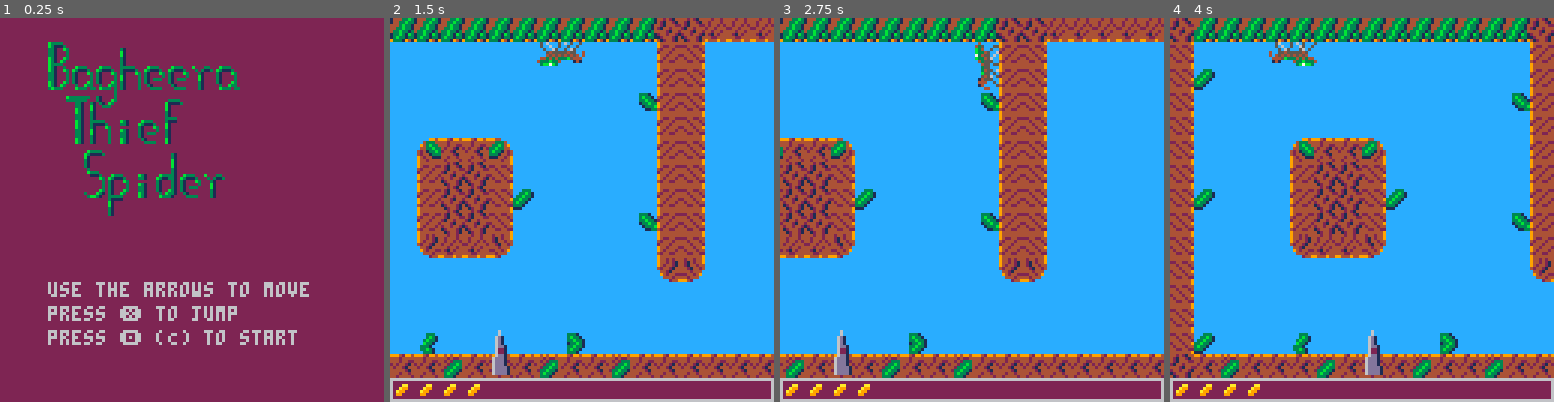
Above: before the commit, frames 1-4 (left to right).
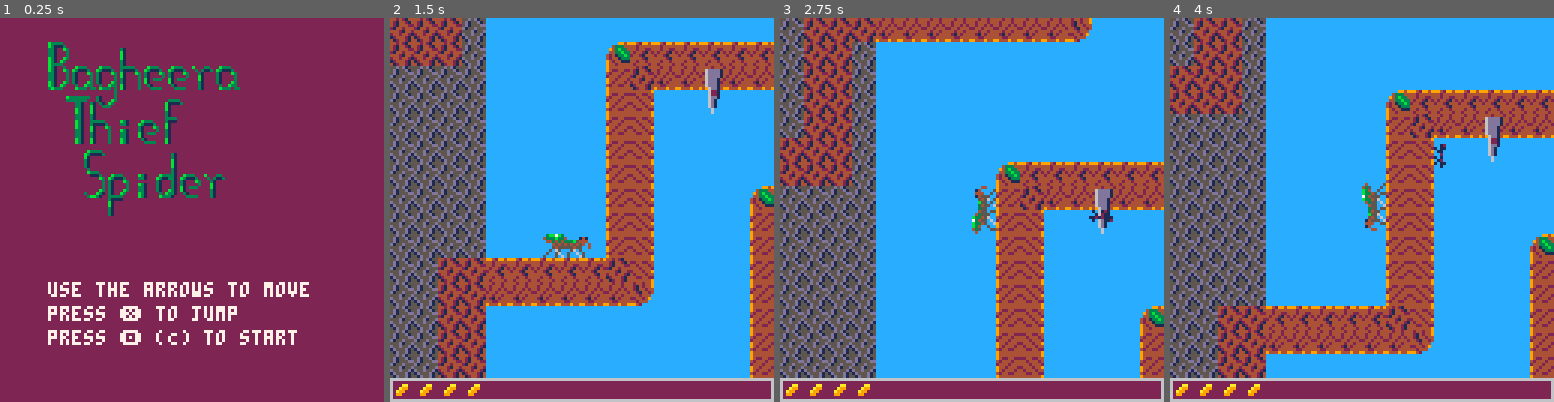
Above: after the commit, the same moments.

Repository: Naz713/pico-spider
Game: PICO-8 cartridge jmp_spdr.p8
Two runs of this game, one before a commit and one after it. Both use one fixed random seed, a clock stepped at 60 frames per second and the inputs below.
Inputs:
- Up to frame 1 (0.25 s): no input
- Up to frame 2 (1.5 s): tap X (X key) at 0.33, 1.07 s; tap O (Z key) at 0.7 s
- Up to frame 3 (2.75 s): hold Right 1.6-2.1 s; tap O (Z key) at 1.7, 2.1, 2.5 s; tap X (X key) at 1.85 s; hold Up 2.15-2.42 s; hold Right from 2.47 s (still down)
- Up to frame 4 (4 s): tap O (Z key) at 2.9, 3.3, 3.7 s; tap X (X key) at 2.97 s; release Right at 3.03 s; hold Left 3.08-3.58 s; hold Down 3.63-3.97 s

The runs differ from the first frame. In frame 1, 2.9% of the frame differs, in the area x 12-81%, y 10-86%; in frame 2, 60%, in the area x 0-100%, y 0-94%; in frame 3, 45%; in frame 4, 60%.

Commit message:
Playable map and param adjustments

Diff:
--- a/jmp_spdr.p8
+++ b/jmp_spdr.p8
@@ -51,17 +51,17 @@
 33100b3000000000000000003100000000000310000000000b1111300003310000000000b1000000000000000000000000000000000000000000000000000000
 331000300000000000000000b100000000000b10000000000b100000000331000000000031000000000000000000000000000000000000000000000000000000
 331000300000000000000000b100000000000b10000000000b100000000b31000000000031000000000000000000000000000000000000000000000000000000
-b3100b3000000000000000003100000000000b100000000003100000000b31000000000031000000000000000000000000000000000000000000000000000000
+b3100b300000000000000000b100000000000b100000000003100000000b31000000000031000000000000000000000000000000000000000000000000000000
 b310b300000000000000000031000000000003100000000003100000000331000000000003000000000000000000000000000000000000000000000000000000
 b333300000000000000000003100000000000310000000000333300000033100000000000b333000000000000000000000000000000000000000000000000000
 b31003000b3330000b333000333330000b3333100b33300003111000000b3100b0003300001113000b33300000b3100000000000000000000000000000000000
 b3100b30b3111300b311130031111300b3113310b31113000b100000000b31000303113000000b30b31113000033100000000000000000000000000000000000
-3310003031000b3031000b3031000b303100031031000b300b100000000b3100003100000000003031000b300000000000000000000000000000000000000000
+3310003031000b3031000b30b1000b303100031031000b300b100000000b3100003100000000003031000b300000000000000000000000000000000000000000
 331000303100003031000030b10000303100031031000030031000000003310000b10000000000303100003000b3100000000000000000000000000000000000
-331000303100003031000030b10000303100031031033300031000000003310000b1000000000030310000300033100000000000000000000000000000000000
-b3100b3031000b3031000b30310000303100b3103100000003100000000331000031000000000b3031000b300033100000000000000000000000000000000000
-b310b3000300b3300300b33031000030030b3310031000000b100000000b3100003100003000b3103100b30000b3100000000000000000000000000000000000
-3b3330000b3330330b333030310000300b333100003333000b100000000b31000031000003bb31003333300000b3100000000000000000000000000000000000
+3310003031000030310000303100003031000310b1033300031000000003310000b1000000000030310000300033100000000000000000000000000000000000
+b3100b3031000b3031000b30310000303100b310b100000003100000000331000031000000000b3031000b300033100000000000000000000000000000000000
+b310b3000300b3300300b330b1000030030b3310031000000b100000000b3100003100003000b3103100b30000b3100000000000000000000000000000000000
+3b3330000b3330330b333030b10000300b333100003333000b100000000b31000031000003bb31003333300000b3100000000000000000000000000000000000
 00000000000000000000003000000000000000000000000000000000000000000000000000000000311110000000000000000000000000000000000000000000
 00000000000000000000003000000000000000000000000000000000000000000000000000000000b10000000000000000000000000000000000000000000000
 00000000000000003100003000000000000000000000000000000000000000000000000000000000b10000000000000000000000000000000000000000000000
@@ -112,40 +112,40 @@
 44424442000600000000000094424442000000000000000000000000000000000000000000000000000000000000000000000000000000000000000000000000
 __gff__
 0000000000000000000000000000000000000000000000000000000000000000000000000000000000000000000000000000000000000000000000000000000000000000000000000000000000000000000000000000000000000000000000000000000000000000000000000000000000000000000000000000000000000000
-8282908410120604020c180808020018424250441e0000000000000008000000220804240000000000000000000000000228301000000000000000000000000000000000000000000000000000000000000000000000000000000000000000000000000000000000000000000000000000000000000000000000000000000000
+8282908410120604020c180808020018424250441e0000000000000008000000220804240000000000000000000000000226281000000000000000000000000000000000000000000000000000000000000000000000000000000000000000000000000000000000000000000000000000000000000000000000000000000000
 __map__
-948c8c8c8c8c8c8c8c8c8c8c8c8c8c94948b8b8b8b8b8b8b8b8b8b8b8b8b8b8b8b8b8b8b8b8b8b8b8b8b8b8b8b8b8b8b8b8b8b8b8b8b8b8b8b8b8b8b8b8b949494948b8b8b8b8b8b8b8b8b8b8b8b8b8b8b8b8b8b8b8b8b8b8b8b8b8b8b8b8b8b8b8b8b8b8b8b8b8b8b8b8b8b8b8b8b8b8b8b8b8b8b8b8b8b8b8b8b8b8b8b8b94
-8700000000000000000000000000008487000000000000000000000000000000000000000000000000000000000000000000000000000000000000000000a4a4a4a40000000000000000000000000000000000000000000000000000000000000000000000000000000000000000000000000000000000000000000000000084
-8793000000000000000000000000008487000000000000000000000000000000000000000000000000000000000000000000000000000000000000000000a4a4a4a40000000000000000000000000000000000000000000000000000000000000000000000000000000000000000000000000000000000000000000000000084
-8700000000000000000000000000928487000000000000000000000000000000000000000000000000000000000000000000000000000000000000000000a4a4a4a40000000000000000000000000000000000000000000000000000000000000000000000000000000000000000000000000000000000000000000000000084
-8700000000000000000000000000008487000000000000000000000000000000000000000000000000000000000000000000000000000000000000000000a4a4a4a40000000000000000000000000000000000000000000000000000000000000000000000000000000000000000000000000000000000000000000000000084
-8700000000858888860000000000008487000000000000000000000000000000000000000000000000000000000000000000000000000000000000000000a4a4a4a40000000000000000000000000000000000000000000000000000000000000000000000000000000000000000000000000000000000000000000000000084
-8700000000849494870000000000008487000000000000000000000000000000000000000000000000000000000000000000000000000000000000000000a4a4a4a40000000000000000000000000000000000000000000000000000000000000000000000000000000000000000000000000000000000000000000000000084
-8793000000849494879300000000008487000000000000000000000000000000000000000000000000000000000000000000000000000000000000000000a4a4a4a40000000000000000000000000000000000000000000000000000000000000000000000000000000000000000000000000000000000000000000000000084
-8700000000849494870000000000928487000000000000000000000000000000000000000000000000000000000000000000000000000000000000000000a4a4a4a40000000000000000000000000000000000000000000000000000000000000000000000000000000000000000000000000000000000000000000000000084
-87000000008a8b8b890000000000008487000000000000000000000000000000000000000000000000000000000000000000000000000000000000000000a4a4a4a40000000000000000000000000000000000000000000000000000000000000000000000000000000000000000000000000000000000000000000000000084
-8700000000000000000000000000008a89000000000000000000000000000000000000000000000000000000000000000000000000000000000000000000a4a4a4a40000000000000000000000000000000000000000000000000000000000000000000000000000000000000000000000000000000000000000000000000084
-8700000000000000000000000000000000000000000000000000000000000000000000000000000000000000000000000000000000000000000000000000a4a4a4a40000000000000000000000000000000000000000000000000000000000000000000000000000000000000000000000000000000000000000000000000084
-8700000000000000000000000000000000000000000000000000000000000000000000000000000000000000000000000000000000000000000000000000a4a4a4a40000000000000000000000000000000000000000000000000000000000000000000000000000000000000000000000000000000000000000000000000084
-8793000000900000a00000910000000000000000000000000000000000000000000000000000000000000000000000000000000000000000000000000000a4a4a4a40000000000000000000000000000000000000000000000000000000000000000000000000000000000000000000000000000000000000000000000000084
-94888d8888888d88b0888d88888d888888888888888888888888888888888888880000000000000000000000000000000000000000000000000000000000a4a4a4a40000000000000000000000000000000000000000000000000000000000000000000000000000000000000000000000000000000000000000000000000084
-8700000000000000000000000000000000000000000000000000000000000000000000000000000000000000000000000000000000000000000000000000a4a4a4a40000000000000000000000000000000000000000000000000000000000000000000000000000000000000000000000000000000000000000000000000084
-8700000000000000000000000000000000000000000000000000000000000000000000000000000000000000000000000000000000000000000000000000a4a4a4a40000000000000000000000000000000000000000000000000000000000000000000000000000000000000000000000000000000000000000000000000084
-8700000000000000000000000000000000000000000000000000000000000000000000000000000000000000000000000000000000000000000000000000a4a4a4a40000000000000000000000000000000000000000000000000000000000000000000000000000000000000000000000000000000000000000000000000084
-8700000000000000000000000000000000000000000000000000000000000000000000000000000000000000000000000000000000000000000000000000a4a4a4a40000000000000000000000000000000000000000000000000000000000000000000000000000000000000000000000000000000000000000000000000084
-8700000000000000000000000000000000000000000000000000000000000000000000000000000000000000000000000000000000000000000000000000a4a4a4a40000000000000000000000000000000000000000000000000000000000000000000000000000000000000000000000000000000000000000000000000084
-8700000000000000000000000000000000000000000000000000000000000000000000000000000000000000000000000000000000000000000000000000a4a4a4a40000000000000000000000000000000000000000000000000000000000000000000000000000000000000000000000000000000000000000000000000084
-8700000000000000000000000000000000000000000000000000000000000000000000000000000000000000000000000000000000000000000000000000a4a4a4a40000000000000000000000000000000000000000000000000000000000000000000000000000000000000000000000000000000000000000000000000084
-8700000000000000000000000000000000000000000000000000000000000000000000000000000000000000000000000000000000000000000000000000a4a4a4a40000000000000000000000000000000000000000000000000000000000000000000000000000000000000000000000000000000000000000000000000084
-8700000000000000000000000000000000000000000000000000000000000000000000000000000000000000000000000000000000000000000000000000a4a4a4a40000000000000000000000000000000000000000008588860000000000000000000000000000000000000000000000000000000000000000000000000084
-8700000000000000000000000000000000000000000000000000000000000000000000000000000000000000000000000000000000000000000000000000a4a4a4a40000000000000000000000000000000000000000008494870000000000000000000000000000000000000000000000000000000000000000000000000084
-8700000000000000000000000000000000000000000000000000000000000000000000000000000000000000000000000000000000000000000000000000a4a4a4a4000000000000000000000000000000000000008588948b890000000000000000000000000000000000000000000000000000000000000000000000000084
-8700000000000000000000000000000000000000000000000000000000000000000000000000000000000000000000000000000000000000000000000000a4a4a4a40000000000000000000000000000000000000084948700000000000000000000000000000000000000000000000000000000000000000000000000000084
-8700000000000000000000000000000000000000000000000000000000000000000000000000000000000000000000000000000000000000000000000000a4a4a4a4000000000000000000000000000000000000008a8b8900000000000000000000000000000000000000000000000000000000000000000000000000000084
-8700000000000000000000000000000000000000000000000000000000000000000000000000000000000000000000000000000000000000000000000000a4a4a4a40000000000000000000000000000000000000000000000000000000000000000000000000000000000000000000000000000000000000000000000000084
-8700000000000000000000000000000000000000000000000000000000000000000000000000000000000000000000000000000000000000000000000000a4a4a4a40000000000000000000000000000000000000000000000000000000000000000000000000000000000000000000000000000000000000000000000000084
-8700000000000000000000000000000000000000000000000000000000000000000000000000000000000000000000000000000000000000000000000000a4a4a4a40000000000000000000000000000000000000000000000000000000000000000000000000000000000000000000000000000000000000000000000000084
-9488888888888888888888888888888888888888888888888888888888888888888888888888888888888888888888888888888888888888888888888888949494948888888888888888888888888888888888888888888888888888888888888888888888888888888888888888888888888888888888888888888888888894
+8c8c8c8c8c8c8c8c8c8c8c8c8c8c8c8c8c8c8c8c8c8c8c8c8c8c8c8c8c8c8c8c8c8c8c8c8c8c8c8c8c8c8c8c8c8c8c8c8c8c8c8c8c8c8c8c8c8c8c8c8c8c8c8c8c8c8c8c8c8c8c8c8c8c8c8c8c8c8c8c8c8c8c8c8c8c8c8c8c8c8c8c8c8c8c8c8c8c8c8c8c8c8c8c8c8c8c8c8c8c8c8c8c8c8c8c8c8c8c8c8c8c8c8c8c8c8c8c
+8700000000000000000000000000000000000000000000000000000000000000000000000000000000000000000000000000000000000000000000000000a49494a40000000000000000000000000000000000000000000000000000000000000000000000000000000000000000000000000000000000000000000000000084
+8793000000000000000000000000000000000000000000000000000000000000000000000000000000000000000000000000000000000000000000000000a49494a40000000000000000000000000000000000000000000000000000000000000000000000000000000000000000000000000000000000000000000000000084
+8700000000000000000000000000000000000000000000000000000000000000000000000000000000000000000000000000000000000000000000000000a49494a40000000000000000000000000000000000000000000000000000000000000000000000000000000000000000000000000000000000000000000000000084
+8700000000008588888888888888888888888888888888888888888600000000858886000000000000000000000000000000000000000000000000000000a49494948888888888888888860000000000000000000000000000000000858886000000000000000000000000000085888600000000000000000000000000000084
+87000000000084948b8b8b8b8b8b8b8b8b8ba18b8b8b8b8b8b8b8b8900000000849487930000000000000000000000000000000000000000000000000000a49494948b8b8b8b8b8b8b8b890000000000008588860000000000000000849487000000000085860000000000000084948700000000000000008588860000000084
+870000000000849400000000000000000000b100000000000000000000000000849494888888888888888886000000000000000000000000000000000000a49494a400000000000000000000000000000084948700000000000000008494a2a300000000848700000000000000849487000000a0000000008494879300000084
+87000000000084870000000000000000000000000000000000000000000000008a8b8b8b8b8b8b8b8b8b9487000000900000000000000000000000000000a49494a40000000000000000000000000085888b8b8900000000000000008494870000000000848700000000000000849494888888b0888888889494948888888894
+9488888888889487000000000000000000000000000000000000000000000000000000000000000000008494888888888888888886000000000000000000a49494a4000000000000000000000000008487000000000000000000000084948700000000008487000000000000008a8b8b8b8b8b8b8b8b8b8b8b8b8b8b8b8b8b94
+948b8b8b8b8b8b89000000000000000000000000000000000000000000000000000000000000000000008a8b8b8b8b8b8b8b8b948700000000a000000000a49494a40000000000000000000000000084870000000000000000000092849487000000000084870000000000000000000000000000000000000000000000000084
+870000000000000000000000000000000000000000008588860000000000000000000000000000000000000000000000000000849488888888b088888888949494a40000000000000000000000009284870000000000000000008588949487000000000084948888860000000000000000000000000000000000000000000084
+8700000000000000000000000000000000000000910084948700000000858600000000000000000000000000000000000000008a8b8b8b8b8b8b8b8b8b8b949494a40000000000858888888888888894870000000000000000008494949494888888888894949494870000000000000000000000000000000000000000000084
+8700000000000000000000858888888888888888888894948700000000848700000000000000000000000000000000000000000000000000000000000000a4a4a4a4000000000084948b8ba18b8b8b8b89000000000000008588948b8b8b8b8b8b8b8b8b8b8b8b94870000000000000000000000000000000000000000000084
+870000000000000000000084948b8b8b8b8b8b8b8b8b8b8b8900000000848700000000000000000000000000000000000000000000000000000000000000a4a4a4a4000000000084870000b100000000000000000000000084948700000000000000000000000084870000000000000000000000000000000000000000000084
+8700000000000000000000848700000000000000000000000000000000848700000000000000000000858886000000000000000000000000000000000000a4a4a4a400000000008487000000000000000000000000008588948b8900000000000000000000000084879000000000000000000000858886000000000000000084
+8700000000000000000000848700000000000000000000000000000000849488888888888886000000849487000000000000000000000000000000000000a4a4a4a4000000000084870000000000000000000000000084948700000000000000000000000000b2b3948888888888860000000000849487000000000000009284
+870000000000000000000084870000000000000000000000000000000084948b8b8b8b8b8b89000000849494888888888886000000000000000000000000a4a4a4a40000000000848700000000000000000000008588948b8900000000000000000000000000008a8b8b8b8b8b8b890000000000849494888888888888888894
+87000000000000000091008487000000000000000000000000000000008487000000000000000000008a8b8b8b8b8b8b9487000000000000000000000000a4a4a4a400000000008487000000008586000000000084948700000000000000008588860000000000000000000000000000000000008a8b8b8b8b8b8b8b8b8b8b94
+9488888888888888888888948700000000000000000000000000000000848700000000000000000000000000000000008487000000000000000000000000a4a4a4a40000000000848700000000848700000000008a8b890000000000000000849487000000000000000000000000000000000000000000000000000000000084
+948b8b8b8b8b8b8ba18b8b8b8900000000000000858888860000000000848700000000000000000000000000000000b2b387000000000000000000000000a4a4a4a40000000000848700000000848700000000000000000000000000000092849487000000000000000000000000000000000000000000000000000000000084
+8700000000000000b1000000000000000000000084949487000000000084a2a3000000000000000000000000000000008494888888888600000000000000a4a494948888888888948700000000848700000000000000000000000000000000849494888888888888888886000000000000000000000000000000000000000084
+870000000000000000000000000000000000000084948b890000000000848700000000000000000000000000000000008a8b8b8b8b948700000000000000a4a494948b8b8b8b8b8b89000000008487000000000000000000000000000000008a8b8b8b8b8b8b8b8b8b9487000000000000000000000000000000000000000084
+8793000000000000000000000000000000000000848700000000000000848700000000008586000000000000000000000000000000848790000000000000a4a494940000000000000000000000848793000000000000000000000000000000000000000000000000008487000000000000000000000000000000000000000084
+9488888888888888860000000000000000000000848700000000000000848793000000008487000000000000000000000000000000849488888886000000a4a494940000000000000000000000848700000000000000000000000000000000000000000000000000008487000000000000a00000000000000000000000000084
+948b8b8b8b8b8b8b8900000000000000a00000008487000000000000008487000000000084948888860000000000000000000000008a8b8b8b9487000000a4a494940000000000000000000000848700000000000085888888860000000000000000000000000000008494888888888888b08888888888888600000000000084
+87000000000000000000000085888888b08888889487000000000000008a8900000000008a8b8b9487000000858888888886000000000000008494888888949494948888888888888888888888948700000000000084948b8b890000000000000090000000000000008a8b8b8b8b8b8b8b8b8b8b8b8b94948700000000009084
+87000000000000000000000084948b8b8b8b8b8b8b89000000000000000000000000000000000084870000008a8b8b8b9487000000000000008a8b8b8b8b949494948b8b8b8b8b8b8b8b8b8b8b8b8900000000000084870000000000000085888888888886000000000000000000000000000000000084949488888888888894
+8700000000000000000000008487000000000000000000000000000000000000000000000000008487000000000000008487000000000000000000000000a49494a4000000000000000000000000000000000000008487000000000000008a8b8b94948b8900000000000000000000000000000000008a8b8b8b8b8b8b8b8b94
+8700000000000000000000008487000000000000000000000000000000000000000000000000008487000000000000008487000000000000000000000000a49494a40000000000000000000000000000000000000084870000000000000000000084870000000000000000000000000000000000000000000000000000000084
+8700000000000000000000008487000000000000000000000000000000000000000000000000008487000000000000008487000000000000000000000000a49494a40000000000000000000000000000000000000084870000000000000000000084870000000000000000000000000000000000000000000000000000000084
+8700900000000000000000008487000000009000000000000000000000000000000000000000938487000000000090008487000000000000000000000000a49494a40000000090000000a00000000000000000000084879300000000000000000084870000000000000000000000000000000000000000000000000000009284
+9488888888888888888888889494888888888888888888888888888888888888888888888888889494888888888888889494888888888888888888888888949494948888888888888888b08888888888888888888894948888888888888888888894948888888888888888888888888888888888888888888888888888888894
 
 
 
--- a/main.lua
+++ b/main.lua
@@ -41,12 +41,12 @@
     alive=0
   }
   ants={
-    max=1,
+    max=8,
     mvel=3,
     acc=1,
     alive={},
     --the max distance of the character / min despawn distance
-    mdist=128
+    mdist=256
   }
   spdr_setup()
 end
--- a/menu.lua
+++ b/menu.lua
@@ -41,13 +41,13 @@
   s4=16
   if time_score>0 then
     if s.bulbs==0 then
-        print("last death on: "..time_score.."S",s4,h4-4)
+        print("last death on: "..time_score.."S",s4,h4-4,8)
     elseif s.bulbs==16 then
-        print("last win on: "..time_score.."S !!!",s4,h4-4)
+        print("last win on: "..time_score.."S !!!",s4,h4-4,10)
     end
   end
 
-  print("use the arrows to move",s4,h4+8)
+  print("use the arrows to move",s4,h4+8,7)
   print("press ❎ to jump",s4,h4+16)
   print("press 🅾️ (C) to start",s4,h4+24)
 end
--- a/spawns.lua
+++ b/spawns.lua
@@ -5,7 +5,7 @@
 end
 
 function bulb_spawn(sx,sy)
-  spwnp=0.001
+  spwnp=0.005
   x=flr(sx/8)
 
   for ix=max(x-32,0),max(x-16,0) do
@@ -42,7 +42,7 @@
 end
 
 function ant_emerge(sx,sy)
-  spwnp=0.001
+  spwnp=0.01
   r=8 --radius of checks for spawning (screen 16)
 
   x=flr(sx/8)
@@ -55,7 +55,7 @@
       if fget(map_sprt,5) and #(ants.alive) < ants.max and rnd()<=spwnp then
 
         -- flags 1,2:Orientation (as the character) to where it has a base to solid
-        ant_ornt=shr(fget(map_sprt)%8,1) -- turn the second and third bit into an number: the ornt
+        ant_ornt=shr(fget(map_sprt)%16,1) -- turn the second, third and fourth bit into an number: the ornt
         return add(ants.alive, {xpos=(ix*8),ypos=(iy*8), rvel=0, ornt=ant_ornt})
       end
     end
--- a/spider.lua
+++ b/spider.lua
@@ -305,8 +305,8 @@
   s.bulbs=4
   s.invc_t=0
   --position
-  s.xpos=56
-  s.ypos=24
+  s.xpos=64*8
+  s.ypos=19*8
   --screen limits
   s.xmax=128*8
   s.xmin=0
